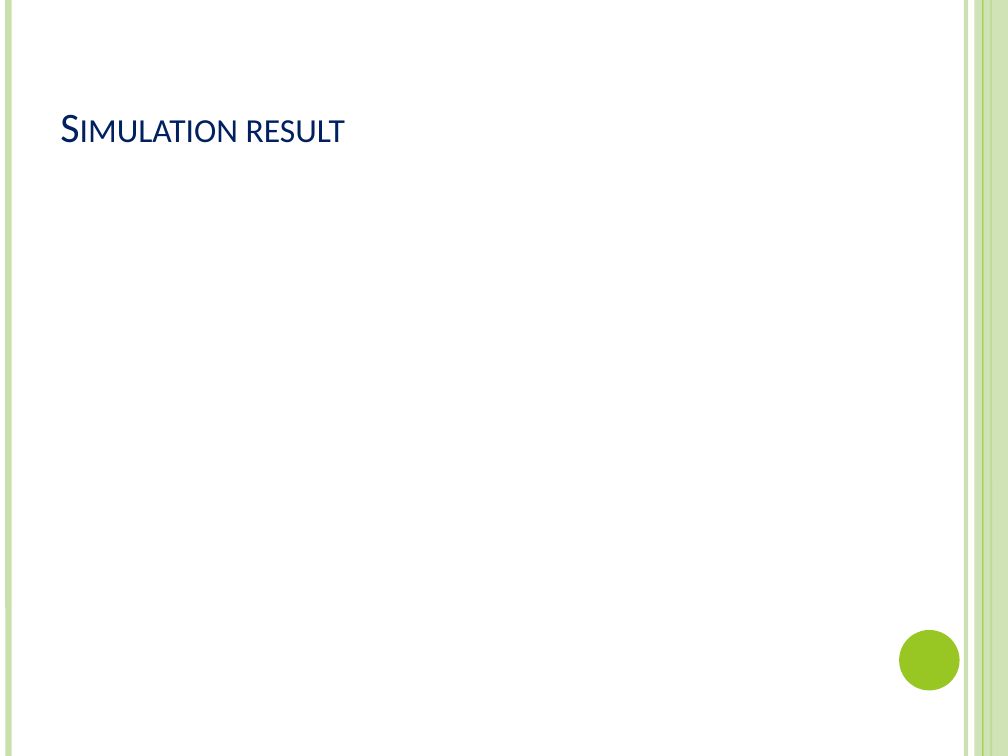
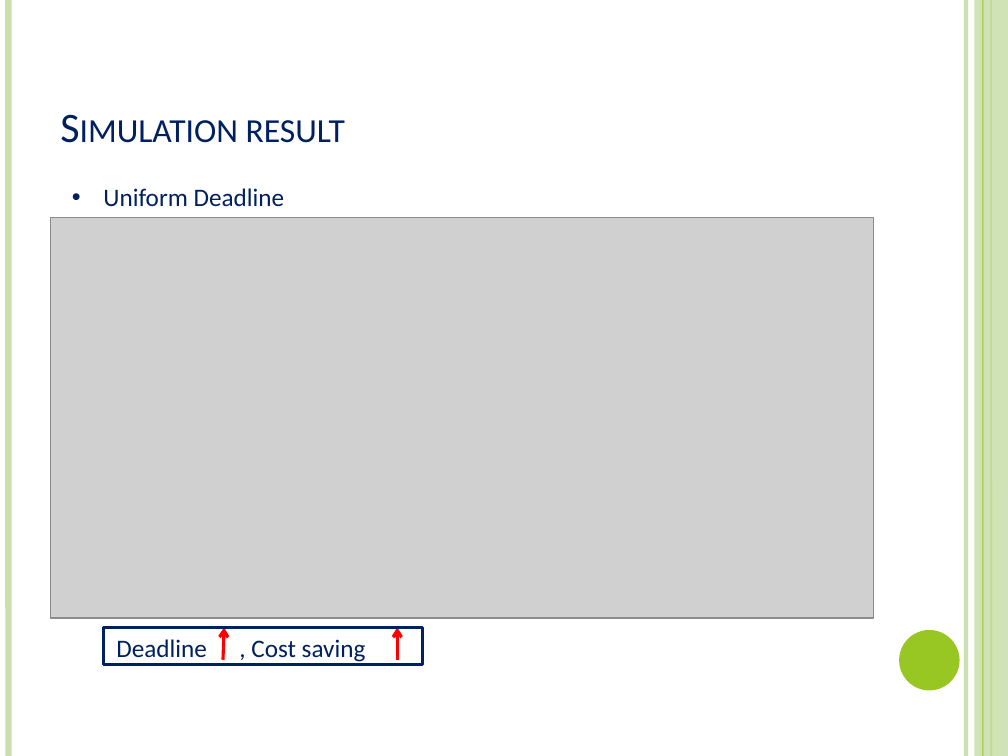
Before and after one commit to xizhonghua/GreenDC-Summary, a slide deck: slide 32 of file/Adnan12-EEGLB.pptx (slide 27 before the commit). Drawn at 1008x756 pixels with LibreOffice and Linux fonts; fonts in the diff are those of the drawing; grey boxes stand for pictures. Boxes give left, top, right and bottom in pixels: in the first picture for what was removed or moved away, otherwise in the second. Text is boxed around its words. In the diff, an @@ line names an element or a change of style, - is before the commit and + after.

```diff
--- a/file/Adnan12-EEGLB.pptx
+++ b/file/Adnan12-EEGLB.pptx
@@ text added at box(103, 188, 285, 207), 18 pt, text #002060 @@
+• Uniform Deadline
@@ picture added at box(50, 217, 874, 618) @@
@@ group added at box(103, 627, 422, 664): 2 texts, 2 arrows, 1 rectangle @@
+Deadline
+, Cost saving
```
Also in this commit, not shown: 13 other slides changed, 14 slides added, 5 slides removed.
